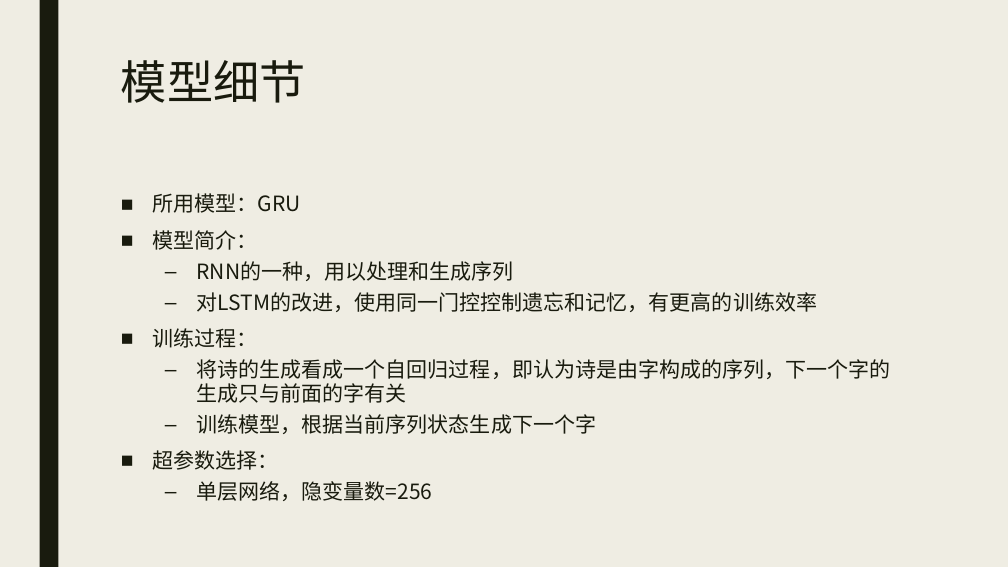
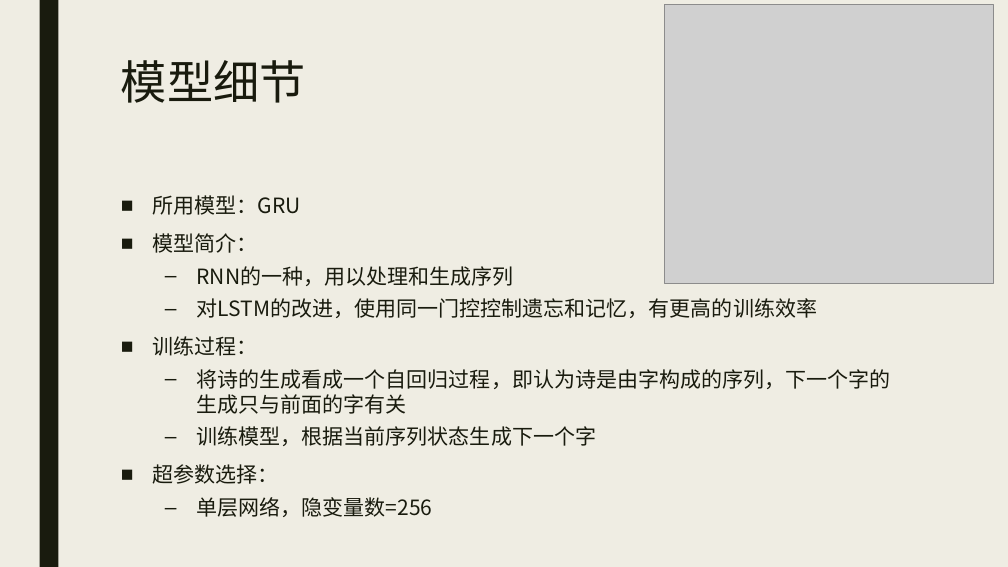
Before and after one commit to Changed-cc/deepstudy, a slide deck: slide 5 of CPG_pre.pptx. Drawn at 1008x567 pixels with LibreOffice and Linux fonts; fonts in the diff are those of the drawing; grey boxes stand for pictures. Boxes give left, top, right and bottom in pixels: in the first picture for what was removed or moved away, otherwise in the second. Text is boxed around its words. In the diff, an @@ line names an element or a change of style, - is before the commit and + after.

```diff
--- a/CPG_pre.pptx
+++ b/CPG_pre.pptx
@@ picture added at (665,5,994,284) @@
@@ text "所用模型：GRU" at (153,195,891,517): line spacing 0.94 to 1 @@
```
Also in this commit, not shown: 5 other slides changed, 1 slide added.
